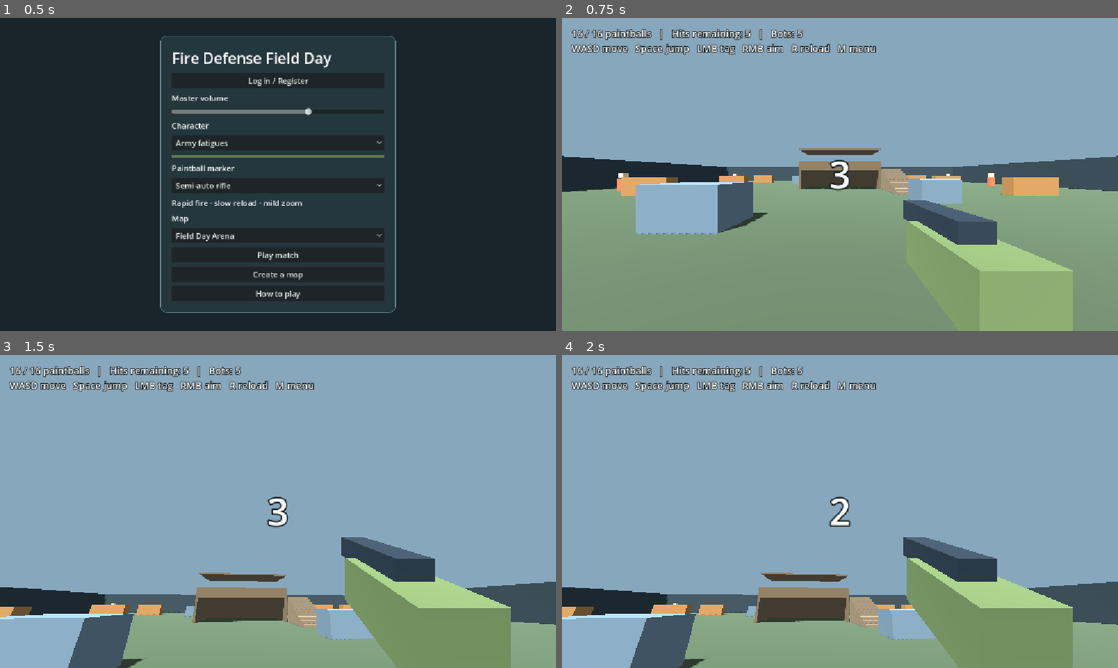
Above: before the commit, frames 1-4 (two rows, left to right).
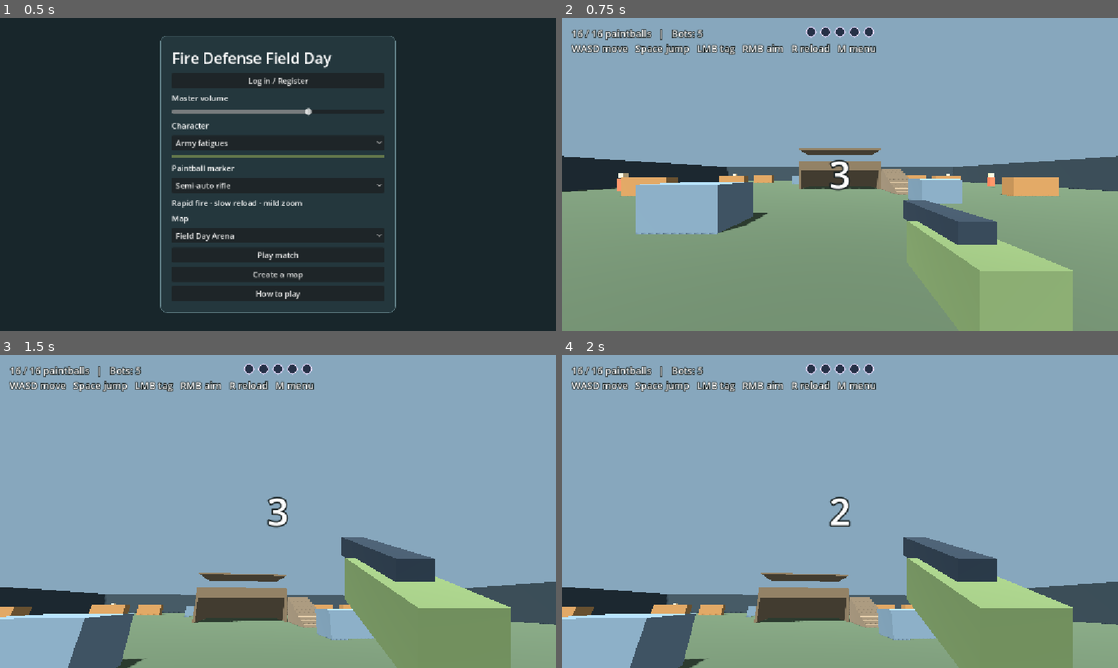
Above: after the commit, the same moments.

Repository: 302stang86/fdfd
Game: Godot game, scene res://menu.tscn
Same seed, same stepped clock (60 frames per second), same inputs: the game is played once before the commit and once after it.
Inputs (mouse positions are in pixels of both pictures, inside the frame that each line leads up to):
- Up to frame 1 (0.5 s): no input
- Up to frame 2 (0.75 s): click "Play match" at 0.5 s
- Up to frame 3 (1.5 s): tap Enter at 1.25, 1.35 s; move the mouse to (305, 511) at 1.27 s; hold W from 1.28 s (still down); click (305, 511) at 1.42 s
- Up to frame 4 (2 s): keep holding W; tap Space at 1.52 s; tap R at 1.55 s

Frame 1 is identical in both runs. In frame 2, 0.7% of the frame differs, in the area x 20-57%, y 2-8%; in frame 3, 0.7%; in frame 4, 0.7%.

Commit message:
Add purple hit indicators and blue player paint

Diff:
--- a/arena.gd
+++ b/arena.gd
@@ -6,7 +6,7 @@
 const GO_DURATION := 0.55
 const MAX_HEALTH := 5
 const SPLAT_SECONDS := 4.0
-const PLAYER_PAINT := Color("#f5e438")
+const PLAYER_PAINT := Color("#278cff")
 const BOT_PAINT := Color("#fa4eaa")
 const PROJECTILE_SPEEDS := [48.0, 66.0, 29.0]
 
@@ -38,6 +38,9 @@
 var player: CharacterBody3D
 var camera: Camera3D
 var hud: Label
+var hit_circles: Array[Panel] = []
+var empty_hit_style: StyleBoxFlat
+var filled_hit_style: StyleBoxFlat
 var crosshair: Label
 var countdown_label: Label
 var countdown_left := COUNTDOWN_DURATION
@@ -46,7 +49,6 @@
 var bot_velocities: Array[Vector3] = []
 var paintballs: Array[Paintball] = []
 var arena_splats: Node3D
-var player_splats: Node3D
 var paintball_mesh: SphereMesh
 var spawn := Vector3(0, 0.1, 19)
 var ammo := 16
@@ -101,8 +103,6 @@
 
 	player = actor(spawn)
 	player.floor_snap_length = 0.35
-	player_splats = Node3D.new()
-	player.add_child(player_splats)
 	camera = Camera3D.new()
 	camera.position.y = 1.35
 	camera.current = true
@@ -118,6 +118,7 @@
 	hud.add_theme_color_override("font_outline_color", Color("#172021"))
 	hud.add_theme_constant_override("outline_size", 6)
 	overlay.add_child(hud)
+	create_hit_counter(overlay)
 	crosshair = Label.new()
 	crosshair.text = "+"
 	overlay.add_child(crosshair)
@@ -193,9 +194,8 @@
 
 func start_match() -> void:
 	clear_paintballs()
-	for container in [arena_splats, player_splats]:
-		for mark in container.get_children():
-			mark.queue_free()
+	for mark in arena_splats.get_children():
+		mark.queue_free()
 	for bot in bots:
 		bot.queue_free()
 	bots.clear()
@@ -213,6 +213,7 @@
 	player.velocity = Vector3.ZERO
 	camera.rotation.x = 0
 	health = MAX_HEALTH
+	update_hit_counter()
 	ammo = magazine_size()
 	reload = 0
 	cooldown = 0
@@ -378,17 +379,15 @@
 	var position_hit: Vector3 = hit["position"]
 	var normal: Vector3 = hit["normal"]
 	var direct_bot := target is CharacterBody3D and bots.has(target)
-	var radius := 0.38 if ball.splash and not direct_bot else 0.15
-	if target == player:
-		radius = 0.025
-	var surface := player_splats if target == player else arena_splats
-	if direct_bot:
-		surface = target
-	add_splat(position_hit, normal, ball.color, radius, surface, direct_bot)
+	if target != player:
+		var radius := 0.38 if ball.splash and not direct_bot else 0.15
+		var surface: Node3D = target if direct_bot else arena_splats
+		add_splat(position_hit, normal, ball.color, radius, surface, direct_bot)
 	if direct_bot and ball.player_shot:
 		damage_bot(target)
 	elif target == player and not ball.player_shot:
 		health -= 1
+		update_hit_counter()
 		if health <= 0:
 			outcome = "Tagged out! Press Enter to restart."
 
@@ -452,13 +451,47 @@
 	countdown_label.visible = countdown_left > 0.0 or go_left > 0.0
 	countdown_label.text = str(ceili(countdown_left)) if countdown_left > 0.0 else "GO!"
 
+func create_hit_counter(overlay: CanvasLayer) -> void:
+	var circle_size := 22
+	var separation := 8
+	var width := MAX_HEALTH * circle_size + (MAX_HEALTH - 1) * separation
+	var row := HBoxContainer.new()
+	row.mouse_filter = Control.MOUSE_FILTER_IGNORE
+	row.add_theme_constant_override("separation", separation)
+	overlay.add_child(row)
+	row.anchor_left = 0.5
+	row.anchor_right = 0.5
+	row.offset_left = -width / 2.0
+	row.offset_right = width / 2.0
+	row.offset_top = 18
+	row.offset_bottom = 18 + circle_size
+	empty_hit_style = StyleBoxFlat.new()
+	empty_hit_style.bg_color = Color("#263147")
+	empty_hit_style.border_color = Color("#e8dbff")
+	empty_hit_style.set_border_width_all(2)
+	empty_hit_style.set_corner_radius_all(ceili(circle_size / 2.0))
+	filled_hit_style = empty_hit_style.duplicate()
+	filled_hit_style.bg_color = Color("#a34df5")
+	for index in range(MAX_HEALTH):
+		var circle := Panel.new()
+		circle.mouse_filter = Control.MOUSE_FILTER_IGNORE
+		circle.custom_minimum_size = Vector2(circle_size, circle_size)
+		row.add_child(circle)
+		hit_circles.append(circle)
+
+func update_hit_counter() -> void:
+	var hits := MAX_HEALTH - health
+	for index in range(hit_circles.size()):
+		var style := filled_hit_style if index < hits else empty_hit_style
+		hit_circles[index].add_theme_stylebox_override("panel", style)
+
 func update_hud() -> void:
 	var message := outcome
 	if outcome.is_empty() and Input.mouse_mode != Input.MOUSE_MODE_CAPTURED:
 		message = "Click the arena to start the countdown." if countdown_left > 0.0 else "Click the arena to capture the mouse."
 	var status := "Reloading" if reload > 0 else "%d / %d paintballs" % [ammo, magazine_size()]
-	hud.text = "%s   |   Hits remaining: %d   |   Bots: %d\nWASD move   Space jump   LMB tag   RMB aim   R reload   M menu\n%s" % [
-		status, health, bots.size(), message
+	hud.text = "%s   |   Bots: %d\nWASD move   Space jump   LMB tag   RMB aim   R reload   M menu\n%s" % [
+		status, bots.size(), message
 	]
 
 func build_field_day() -> void:
